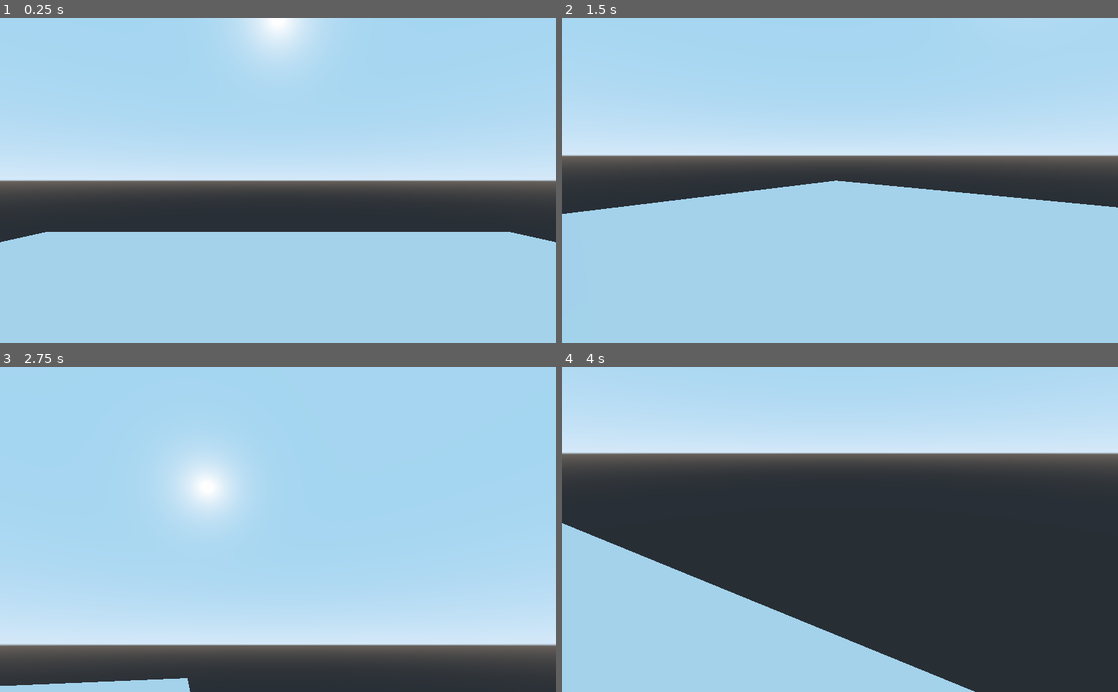
Above: before the commit, frames 1-4 (two rows, left to right).
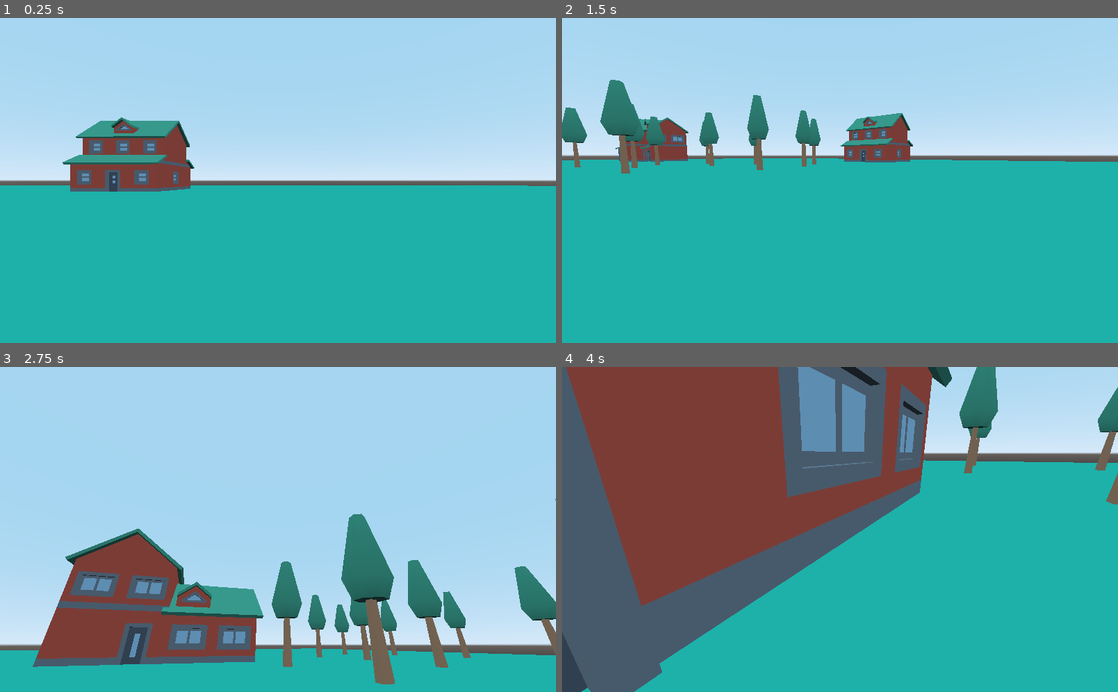
Above: after the commit, the same moments.

Repository: skarnl/godot--gwj31
Game: Godot game, scene res://screens/game/player_movement_test_world.tscn
Same seed, same stepped clock (60 frames per second), same inputs: the game is played once before the commit and once after it. This scene is started directly instead of the project's main scene.
Inputs (mouse positions are in pixels of both pictures, inside the frame that each line leads up to):
- Up to frame 1 (0.25 s): no input
- Up to frame 2 (1.5 s): tap Enter at 0.5 s; move the mouse to (962, 164) at 0.52 s; hold D (move_right) 0.53-1.28 s; move the mouse to (728, 196) at 1.27 s; hold S (move_backward) from 1.28 s (still down)
- Up to frame 3 (2.75 s): move the mouse to (333, 458) at 2.02 s; release S (move_backward) at 2.03 s; hold D (move_right) from 2.03 s (still down)
- Up to frame 4 (4 s): move the mouse to (812, 594) at 2.77 s; release D (move_right) at 2.78 s; hold W (move_forward) 2.78-3.53 s; move the mouse to (1006, 578) at 3.52 s; hold A (move_left) from 3.53 s (still down)

The runs differ from the first frame. In frame 1, 54% of the frame differs, in the area x 0-100%, y 0-100%; in frame 2, 61%; in frame 3, 31%; in frame 4, 92%.

Commit message:
Add buildings and scenery

Diff:
--- a/screens/game/player_movement_test_world.tscn
+++ b/screens/game/player_movement_test_world.tscn
@@ -1,6 +1,15 @@
-[gd_scene load_steps=4 format=2]
+[gd_scene load_steps=13 format=2]
 
 [ext_resource path="res://entities/player.tscn" type="PackedScene" id=1]
+[ext_resource path="res://assets/models/buildings/tree_small.obj" type="ArrayMesh" id=2]
+[ext_resource path="res://assets/models/buildings/tree_large.obj" type="ArrayMesh" id=3]
+[ext_resource path="res://assets/models/buildings/house_type05.obj" type="ArrayMesh" id=4]
+[ext_resource path="res://assets/models/buildings/house_type02.obj" type="ArrayMesh" id=5]
+[ext_resource path="res://assets/models/buildings/house_type07.obj" type="ArrayMesh" id=6]
+[ext_resource path="res://assets/models/buildings/house_type06.obj" type="ArrayMesh" id=7]
+[ext_resource path="res://assets/models/buildings/house_type03.obj" type="ArrayMesh" id=8]
+[ext_resource path="res://assets/models/scenery/ground_grass.obj" type="ArrayMesh" id=9]
+[ext_resource path="res://assets/models/scenery/flower_purpleB.obj" type="ArrayMesh" id=10]
 
 [sub_resource type="PlaneMesh" id=1]
 size = Vector2( 25, 25 )
@@ -11,6 +20,7 @@
 [node name="Spatial" type="Spatial"]
 
 [node name="Player" parent="." instance=ExtResource( 1 )]
+transform = Transform( -0.999789, 0, -0.0205585, 0, 1, 0, 0.0205585, 0, -0.999789, -10.427, 0, 10.156 )
 
 [node name="MeshInstance" type="MeshInstance" parent="."]
 transform = Transform( 1, 0, 0, 0, 1, 0, 0, 0, 1, 0, -2, 0 )
@@ -21,3 +31,372 @@
 
 [node name="CollisionShape" type="CollisionShape" parent="MeshInstance/StaticBody"]
 shape = SubResource( 2 )
+
+[node name="World" type="Spatial" parent="."]
+transform = Transform( 1.008, 0, 0, 0, 1, 0, 0, 0, 1, 0, 0, 0 )
+
+[node name="buildings" type="Spatial" parent="World"]
+
+[node name="house_type03" type="MeshInstance" parent="World/buildings"]
+transform = Transform( 5, 0, 0, 0, 5, 0, 0, 0, 5, -20.9248, 0, 10.8198 )
+mesh = ExtResource( 8 )
+material/0 = null
+material/1 = null
+material/2 = null
+material/3 = null
+material/4 = null
+
+[node name="house_type02" type="MeshInstance" parent="World/buildings"]
+transform = Transform( 5, 0, 0, 0, 5, 0, 0, 0, 5, 25.3106, 0, 10.4164 )
+mesh = ExtResource( 5 )
+material/0 = null
+material/1 = null
+material/2 = null
+material/3 = null
+material/4 = null
+
+[node name="house_type05" type="MeshInstance" parent="World/buildings"]
+transform = Transform( 5, 0, 0, 0, 5, 0, 0, 0, 5, 21.9709, 0, -10.5478 )
+mesh = ExtResource( 4 )
+material/0 = null
+material/1 = null
+material/2 = null
+material/3 = null
+material/4 = null
+
+[node name="house_type06" type="MeshInstance" parent="World/buildings"]
+transform = Transform( 5, 0, 0, 0, 5, 0, 0, 0, 5, 1.3305, 0, 29.0015 )
+mesh = ExtResource( 7 )
+material/0 = null
+material/1 = null
+material/2 = null
+material/3 = null
+material/4 = null
+
+[node name="house_type07" type="MeshInstance" parent="World/buildings"]
+transform = Transform( 5, 0, 0, 0, 5, 0, 0, 0, 5, -13.5885, 0, -21.1688 )
+mesh = ExtResource( 6 )
+material/0 = null
+material/1 = null
+material/2 = null
+material/3 = null
+material/4 = null
+
+[node name="trees" type="Spatial" parent="World"]
+
+[node name="tree_small" type="MeshInstance" parent="World/trees"]
+transform = Transform( 5, 0, 0, 0, 5, 0, 0, 0, 5, 0, 0, 0 )
+mesh = ExtResource( 2 )
+material/0 = null
+material/1 = null
+
+[node name="tree_large" type="MeshInstance" parent="World/trees"]
+transform = Transform( 5, 0, 0, 0, 5, 0, 0, 0, 5, 21.4476, 0, -23.2591 )
+mesh = ExtResource( 3 )
+material/0 = null
+material/1 = null
+
+[node name="tree_large12" type="MeshInstance" parent="World/trees"]
+transform = Transform( 5, 0, 0, 0, 5, 0, 0, 0, 5, 19.2144, 0, -26.1984 )
+mesh = ExtResource( 3 )
+material/0 = null
+material/1 = null
+
+[node name="tree_large11" type="MeshInstance" parent="World/trees"]
+transform = Transform( 5, 0, 0, 0, 5, 0, 0, 0, 5, 17.8063, 0, -30.3829 )
+mesh = ExtResource( 3 )
+material/0 = null
+material/1 = null
+
+[node name="tree_large10" type="MeshInstance" parent="World/trees"]
+transform = Transform( 5, 0, 0, 0, 5, 0, 0, 0, 5, 19.855, 0, -35.513 )
+mesh = ExtResource( 3 )
+material/0 = null
+material/1 = null
+
+[node name="tree_large9" type="MeshInstance" parent="World/trees"]
+transform = Transform( 5, 0, 0, 0, 5, 0, 0, 0, 5, 25.6798, 0, -39.5026 )
+mesh = ExtResource( 3 )
+material/0 = null
+material/1 = null
+
+[node name="tree_large8" type="MeshInstance" parent="World/trees"]
+transform = Transform( 5, 0, 0, 0, 5, 0, 0, 0, 5, 25.1047, 0, -34.598 )
+mesh = ExtResource( 3 )
+material/0 = null
+material/1 = null
+
+[node name="tree_large7" type="MeshInstance" parent="World/trees"]
+transform = Transform( 5, 0, 0, 0, 5, 0, 0, 0, 5, 29.6259, 0, -36.9732 )
+mesh = ExtResource( 3 )
+material/0 = null
+material/1 = null
+
+[node name="tree_large6" type="MeshInstance" parent="World/trees"]
+transform = Transform( 5, 0, 0, 0, 5, 0, 0, 0, 5, 30.025, 0, -32.618 )
+mesh = ExtResource( 3 )
+material/0 = null
+material/1 = null
+
+[node name="tree_large5" type="MeshInstance" parent="World/trees"]
+transform = Transform( 5, 0, 0, 0, 5, 0, 0, 0, 5, 29.6335, 0, -28.9704 )
+mesh = ExtResource( 3 )
+material/0 = null
+material/1 = null
+
+[node name="tree_large4" type="MeshInstance" parent="World/trees"]
+transform = Transform( 5, 0, 0, 0, 5, 0, 0, 0, 5, 25.466, 0, -26.4627 )
+mesh = ExtResource( 3 )
+material/0 = null
+material/1 = null
+
+[node name="tree_large3" type="MeshInstance" parent="World/trees"]
+transform = Transform( 5, 0, 0, 0, 5, 0, 0, 0, 5, 24.8138, 0, -30.3183 )
+mesh = ExtResource( 3 )
+material/0 = null
+material/1 = null
+
+[node name="tree_large13" type="MeshInstance" parent="World/trees"]
+transform = Transform( 5, 0, 0, 0, 5, 0, 0, 0, 5, -5.31444, 0, -23.2591 )
+mesh = ExtResource( 3 )
+material/0 = null
+material/1 = null
+
+[node name="tree_large14" type="MeshInstance" parent="World/trees"]
+transform = Transform( 5, 0, 0, 0, 5, 0, 0, 0, 5, -7.54768, 0, -26.1984 )
+mesh = ExtResource( 3 )
+material/0 = null
+material/1 = null
+
+[node name="tree_large15" type="MeshInstance" parent="World/trees"]
+transform = Transform( 5, 0, 0, 0, 5, 0, 0, 0, 5, -8.95581, 0, -30.3829 )
+mesh = ExtResource( 3 )
+material/0 = null
+material/1 = null
+
+[node name="tree_large16" type="MeshInstance" parent="World/trees"]
+transform = Transform( 5, 0, 0, 0, 5, 0, 0, 0, 5, -6.90705, 0, -35.5127 )
+mesh = ExtResource( 3 )
+material/0 = null
+material/1 = null
+
+[node name="tree_large17" type="MeshInstance" parent="World/trees"]
+transform = Transform( 5, 0, 0, 0, 5, 0, 0, 0, 5, -1.08224, 0, -39.5025 )
+mesh = ExtResource( 3 )
+material/0 = null
+material/1 = null
+
+[node name="tree_large18" type="MeshInstance" parent="World/trees"]
+transform = Transform( 5, 0, 0, 0, 5, 0, 0, 0, 5, -1.65739, 0, -34.598 )
+mesh = ExtResource( 3 )
+material/0 = null
+material/1 = null
+
+[node name="tree_large19" type="MeshInstance" parent="World/trees"]
+transform = Transform( 5, 0, 0, 0, 5, 0, 0, 0, 5, 2.86383, 0, -36.9732 )
+mesh = ExtResource( 3 )
+material/0 = null
+material/1 = null
+
+[node name="tree_large20" type="MeshInstance" parent="World/trees"]
+transform = Transform( 5, 0, 0, 0, 5, 0, 0, 0, 5, 3.26296, 0, -32.618 )
+mesh = ExtResource( 3 )
+material/0 = null
+material/1 = null
+
+[node name="tree_large21" type="MeshInstance" parent="World/trees"]
+transform = Transform( 5, 0, 0, 0, 5, 0, 0, 0, 5, 2.87148, 0, -28.9704 )
+mesh = ExtResource( 3 )
+material/0 = null
+material/1 = null
+
+[node name="tree_large22" type="MeshInstance" parent="World/trees"]
+transform = Transform( 5, 0, 0, 0, 5, 0, 0, 0, 5, -1.29607, 0, -26.4626 )
+mesh = ExtResource( 3 )
+material/0 = null
+material/1 = null
+
+[node name="tree_large23" type="MeshInstance" parent="World/trees"]
+transform = Transform( 5, 0, 0, 0, 5, 0, 0, 0, 5, -1.94827, 0, -30.3183 )
+mesh = ExtResource( 3 )
+material/0 = null
+material/1 = null
+
+[node name="tree_large24" type="MeshInstance" parent="World/trees"]
+transform = Transform( 5, 0, 0, 0, 5, 0, 0, 0, 5, -33.9651, 0, 15.2531 )
+mesh = ExtResource( 3 )
+material/0 = null
+material/1 = null
+
+[node name="tree_large25" type="MeshInstance" parent="World/trees"]
+transform = Transform( 5, 0, 0, 0, 5, 0, 0, 0, 5, -36.1983, 0, 12.3138 )
+mesh = ExtResource( 3 )
+material/0 = null
+material/1 = null
+
+[node name="tree_large26" type="MeshInstance" parent="World/trees"]
+transform = Transform( 5, 0, 0, 0, 5, 0, 0, 0, 5, -37.6065, 0, 8.12928 )
+mesh = ExtResource( 3 )
+material/0 = null
+material/1 = null
+
+[node name="tree_large27" type="MeshInstance" parent="World/trees"]
+transform = Transform( 5, 0, 0, 0, 5, 0, 0, 0, 5, -35.5577, 0, 2.99947 )
+mesh = ExtResource( 3 )
+material/0 = null
+material/1 = null
+
+[node name="tree_large28" type="MeshInstance" parent="World/trees"]
+transform = Transform( 5, 0, 0, 0, 5, 0, 0, 0, 5, -29.7329, 0, -0.990391 )
+mesh = ExtResource( 3 )
+material/0 = null
+material/1 = null
+
+[node name="tree_large29" type="MeshInstance" parent="World/trees"]
+transform = Transform( 5, 0, 0, 0, 5, 0, 0, 0, 5, -30.308, 0, 3.91419 )
+mesh = ExtResource( 3 )
+material/0 = null
+material/1 = null
+
+[node name="tree_large30" type="MeshInstance" parent="World/trees"]
+transform = Transform( 5, 0, 0, 0, 5, 0, 0, 0, 5, -25.7868, 0, 1.53896 )
+mesh = ExtResource( 3 )
+material/0 = null
+material/1 = null
+
+[node name="tree_large31" type="MeshInstance" parent="World/trees"]
+transform = Transform( 5, 0, 0, 0, 5, 0, 0, 0, 5, -25.3877, 0, 5.89415 )
+mesh = ExtResource( 3 )
+material/0 = null
+material/1 = null
+
+[node name="tree_large33" type="MeshInstance" parent="World/trees"]
+transform = Transform( 5, 0, 0, 0, 5, 0, 0, 0, 5, -29.9467, 0, 12.0495 )
+mesh = ExtResource( 3 )
+material/0 = null
+material/1 = null
+
+[node name="tree_large34" type="MeshInstance" parent="World/trees"]
+transform = Transform( 5, 0, 0, 0, 5, 0, 0, 0, 5, -30.5989, 0, 8.19382 )
+mesh = ExtResource( 3 )
+material/0 = null
+material/1 = null
+
+[node name="tree_large35" type="MeshInstance" parent="World/trees"]
+transform = Transform( 5, 0, 0, 0, 5, 0, 0, 0, 5, 0.123066, 0, 17.2405 )
+mesh = ExtResource( 3 )
+material/0 = null
+material/1 = null
+
+[node name="tree_large36" type="MeshInstance" parent="World/trees"]
+transform = Transform( 5, 0, 0, 0, 5, 0, 0, 0, 5, -2.11018, 0, 14.3012 )
+mesh = ExtResource( 3 )
+material/0 = null
+material/1 = null
+
+[node name="tree_large37" type="MeshInstance" parent="World/trees"]
+transform = Transform( 5, 0, 0, 0, 5, 0, 0, 0, 5, -3.51831, 0, 10.1167 )
+mesh = ExtResource( 3 )
+material/0 = null
+material/1 = null
+
+[node name="tree_large38" type="MeshInstance" parent="World/trees"]
+transform = Transform( 5, 0, 0, 0, 5, 0, 0, 0, 5, -1.46955, 0, 4.98691 )
+mesh = ExtResource( 3 )
+material/0 = null
+material/1 = null
+
+[node name="tree_large39" type="MeshInstance" parent="World/trees"]
+transform = Transform( 5, 0, 0, 0, 5, 0, 0, 0, 5, 4.35526, 0, 0.997051 )
+mesh = ExtResource( 3 )
+material/0 = null
+material/1 = null
+
+[node name="tree_large40" type="MeshInstance" parent="World/trees"]
+transform = Transform( 5, 0, 0, 0, 5, 0, 0, 0, 5, 3.78012, 0, 5.90163 )
+mesh = ExtResource( 3 )
+material/0 = null
+material/1 = null
+
+[node name="tree_large41" type="MeshInstance" parent="World/trees"]
+transform = Transform( 5, 0, 0, 0, 5, 0, 0, 0, 5, 8.30134, 0, 3.5264 )
+mesh = ExtResource( 3 )
+material/0 = null
+material/1 = null
+
+[node name="tree_large42" type="MeshInstance" parent="World/trees"]
+transform = Transform( 5, 0, 0, 0, 5, 0, 0, 0, 5, 8.70046, 0, 7.8816 )
+mesh = ExtResource( 3 )
+material/0 = null
+material/1 = null
+
+[node name="tree_large43" type="MeshInstance" parent="World/trees"]
+transform = Transform( 5, 0, 0, 0, 5, 0, 0, 0, 5, 8.30898, 0, 11.5292 )
+mesh = ExtResource( 3 )
+material/0 = null
+material/1 = null
+
+[node name="tree_large44" type="MeshInstance" parent="World/trees"]
+transform = Transform( 5, 0, 0, 0, 5, 0, 0, 0, 5, 4.14143, 0, 14.037 )
+mesh = ExtResource( 3 )
+material/0 = null
+material/1 = null
+
+[node name="tree_large45" type="MeshInstance" parent="World/trees"]
+transform = Transform( 5, 0, 0, 0, 5, 0, 0, 0, 5, 3.48924, 0, 10.1813 )
+mesh = ExtResource( 3 )
+material/0 = null
+material/1 = null
+
+[node name="tree_large2" type="MeshInstance" parent="World/trees"]
+transform = Transform( 5, 0, 0, 0, 5, 0, 0, 0, 5, -1.494, 0, -2 )
+mesh = ExtResource( 3 )
+material/0 = null
+material/1 = null
+
+[node name="ground_grass" type="MeshInstance" parent="World"]
+transform = Transform( 99.2064, 0, 0, 0, 100, 0, 0, 0, 100, 0.0240964, -0.0661922, -0.187319 )
+mesh = ExtResource( 9 )
+material/0 = null
+
+[node name="flower_purpleB" type="MeshInstance" parent="."]
+transform = Transform( 1, 0, 0, 0, 1, 0, 0, 0, 1, -5.575, 0, -6.52712 )
+mesh = ExtResource( 10 )
+material/0 = null
+material/1 = null
+
+[node name="flower_purpleB2" type="MeshInstance" parent="."]
+transform = Transform( 1, 0, 0, 0, 1, 0, 0, 0, 1, -5.575, 0, -6.18033 )
+mesh = ExtResource( 10 )
+material/0 = null
+material/1 = null
+
+[node name="flower_purpleB3" type="MeshInstance" parent="."]
+transform = Transform( 1, 0, 0, 0, 1, 0, 0, 0, 1, -5.53267, 0, -6.43514 )
+mesh = ExtResource( 10 )
+material/0 = null
+material/1 = null
+
+[node name="flower_purpleB7" type="MeshInstance" parent="."]
+transform = Transform( 1, 0, 0, 0, 1, 0, 0, 0, 1, -5.53267, 0, -6.43514 )
+mesh = ExtResource( 10 )
+material/0 = null
+material/1 = null
+
+[node name="flower_purpleB6" type="MeshInstance" parent="."]
+transform = Transform( 1, 0, 0, 0, 1, 0, 0, 0, 1, -5.24144, 0, -5.80571 )
+mesh = ExtResource( 10 )
+material/0 = null
+material/1 = null
+
+[node name="flower_purpleB5" type="MeshInstance" parent="."]
+transform = Transform( 1, 0, 0, 0, 1, 0, 0, 0, 1, -5.08343, 0, -5.96659 )
+mesh = ExtResource( 10 )
+material/0 = null
+material/1 = null
+
+[node name="flower_purpleB4" type="MeshInstance" parent="."]
+transform = Transform( 1, 0, 0, 0, 1, 0, 0, 0, 1, -5.18111, 0, -6.35176 )
+mesh = ExtResource( 10 )
+material/0 = null
+material/1 = null
Not shown, added: assets/models/buildings/house_type02.mtl
Not shown, added: assets/models/buildings/house_type02.obj
Not shown, added: assets/models/buildings/house_type02.obj.import
Not shown, added: assets/models/buildings/house_type03.mtl
Not shown, added: assets/models/buildings/house_type03.obj
Not shown, added: assets/models/buildings/house_type03.obj.import
Not shown, added: assets/models/buildings/house_type05.mtl
Not shown, added: assets/models/buildings/house_type05.obj
Not shown, added: assets/models/buildings/house_type05.obj.import
Not shown, added: assets/models/buildings/house_type06.mtl
Not shown, added: assets/models/buildings/house_type06.obj
Not shown, added: assets/models/buildings/house_type06.obj.import
(and 15 more such lines)
